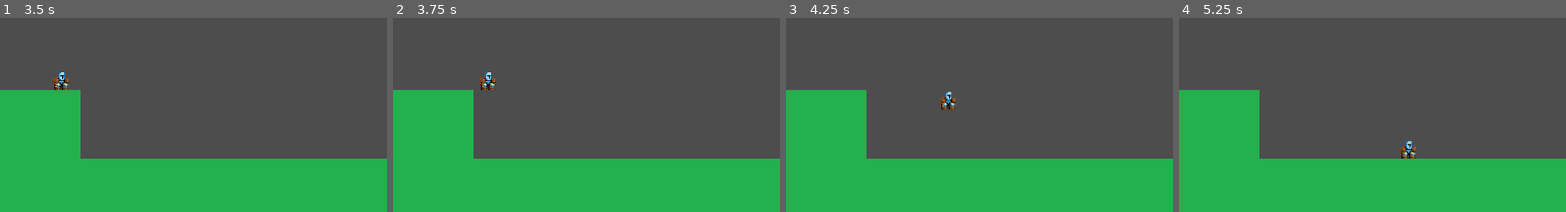
Above: before the commit, frames 1-4 (left to right).
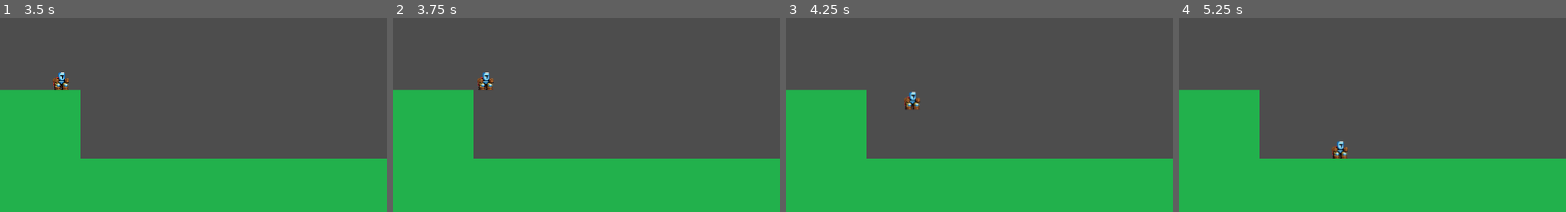
Above: after the commit, the same moments.

Repository: AcoMat/unq-idv-boss-2025
Game: Godot game, scene res://main.tscn
The game is run twice, just before and just after one commit, with the same random seed, the same clock (stepped at 60 frames per second) and the same inputs.
Inputs:
- Up to frame 1 (3.5 s): hold D (move_right) 0.53-2.03 s; tap Space (jump) at 0.77, 1.52, 3.02 s; hold A (move_left) 2.03-2.78 s; hold D (move_right) from 2.78 s (still down)
- Up to frame 2 (3.75 s): keep holding D (move_right)
- Up to frame 3 (4.25 s): keep holding D (move_right); tap Space (jump) at 3.77 s
- Up to frame 4 (5.25 s): release D (move_right) at 4.28 s; hold A (move_left) 4.28-5.03 s; tap Space (jump) at 4.52 s; tap Enter at 5 s; hold D (move_right) from 5.03 s (still down)
The pictures show only the part of the screen within x 18-68%, y 48-98%; the shares and areas given below are measured in that part.

Frame 1 is identical in both runs. In frame 2, 0.3% of the frame differs, in the area x 21-27%, y 28-37%; in frame 3, 0.6%; in frame 4, 0.6%, in the area x 39-62%, y 63-73%.

Commit message:
small improve

Diff:
--- a/scenes/player/player.gd
+++ b/scenes/player/player.gd
@@ -12,7 +12,7 @@
 var is_control_enabled = true
 
 #Collision Vars
-@export_range(0.0,1.0) var velocity_percentage_after_wall_hit: float = 0.5
+@export_range(0.0,1.0) var vel_loss_percentage: float = 0.5
 var now_is_falling := false
 
 func _physics_process(delta: float) -> void:
@@ -60,6 +60,8 @@
 	# Just landed on floor
 	if was_on_air and is_on_floor():
 		if now_is_falling:
+			# Pj just crashed on the floor
+			# TODO: Improve this measuring the fall velocity, small falls shouldnt make the pj smash into the floor
 			velocity = Vector2.ZERO
 			print("hit the ground")
 			$FallCooldown.start()
@@ -72,11 +74,12 @@
 	if !was_on_air and !is_on_floor() and is_control_enabled:
 		now_is_falling = true
 		is_control_enabled = false
+		velocity.x = intertia.x * vel_loss_percentage
 
 
 func apply_knockback(intertia: Vector2):
 	now_is_falling = true
-	velocity.x = intertia.x * -1 * velocity_percentage_after_wall_hit
+	velocity.x = intertia.x * -1 * vel_loss_percentage
 	$KnockDownCooldown.start()
 
 func _on_fall_cooldown_timeout() -> void:
